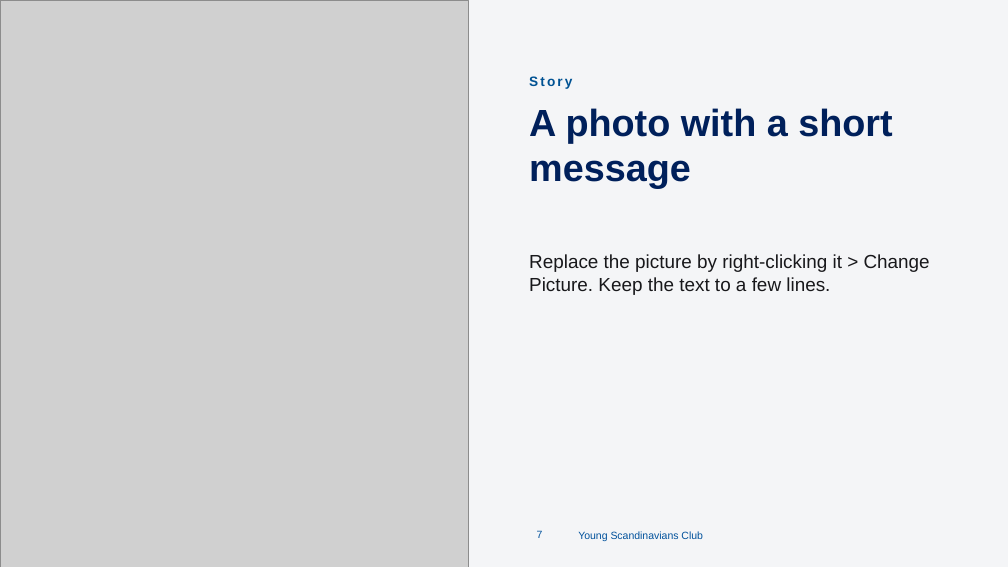
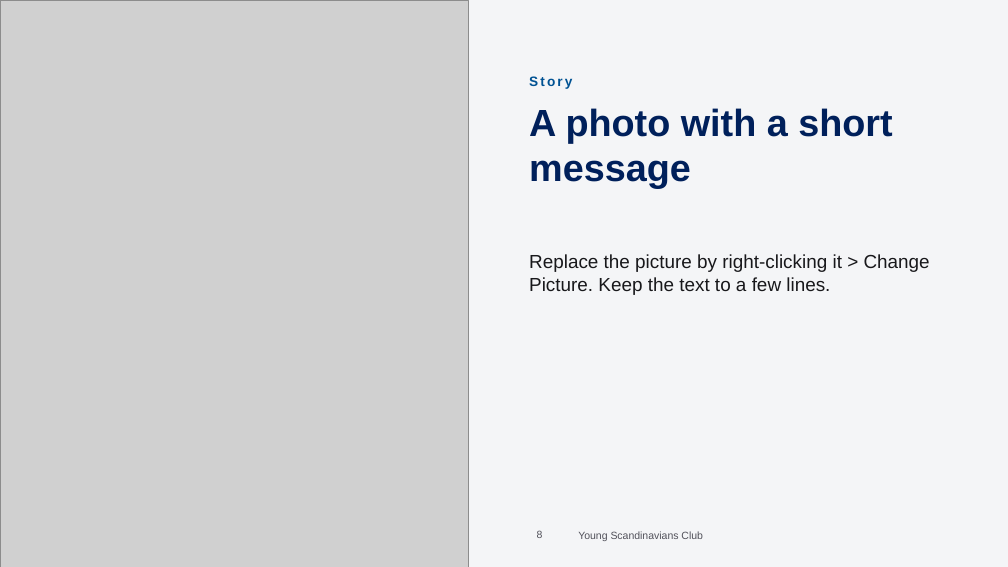
Before and after one commit to Young-Scandinavians-Club/ysc.org, a slide deck: slide 8 of docs/presentation-template/YSC-presentation-template.pptx (slide 7 before the commit). Drawn at 1008x567 pixels with LibreOffice and Linux fonts; fonts in the diff are those of the drawing; grey boxes stand for pictures; background and template pictures are left out. Boxes give left, top, right and bottom in pixels: in the first picture for what was removed or moved away, otherwise in the second. Text is boxed around its words. In the diff, an @@ line names an element or a change of style, - is before the commit and + after.

```diff
--- a/docs/presentation-template/YSC-presentation-template.pptx
+++ b/docs/presentation-template/YSC-presentation-template.pptx
@@ page number at [537, 531, 543, 538]: text changed; text colour #02529C to #52525B @@
-7
+8
@@ text "Young Scandinavians Club" at [578, 531, 703, 541]: text colour #02529C to #52525B @@
```
Also in this commit, not shown: 6 other slides changed, 7 slides added, 1 other file.
